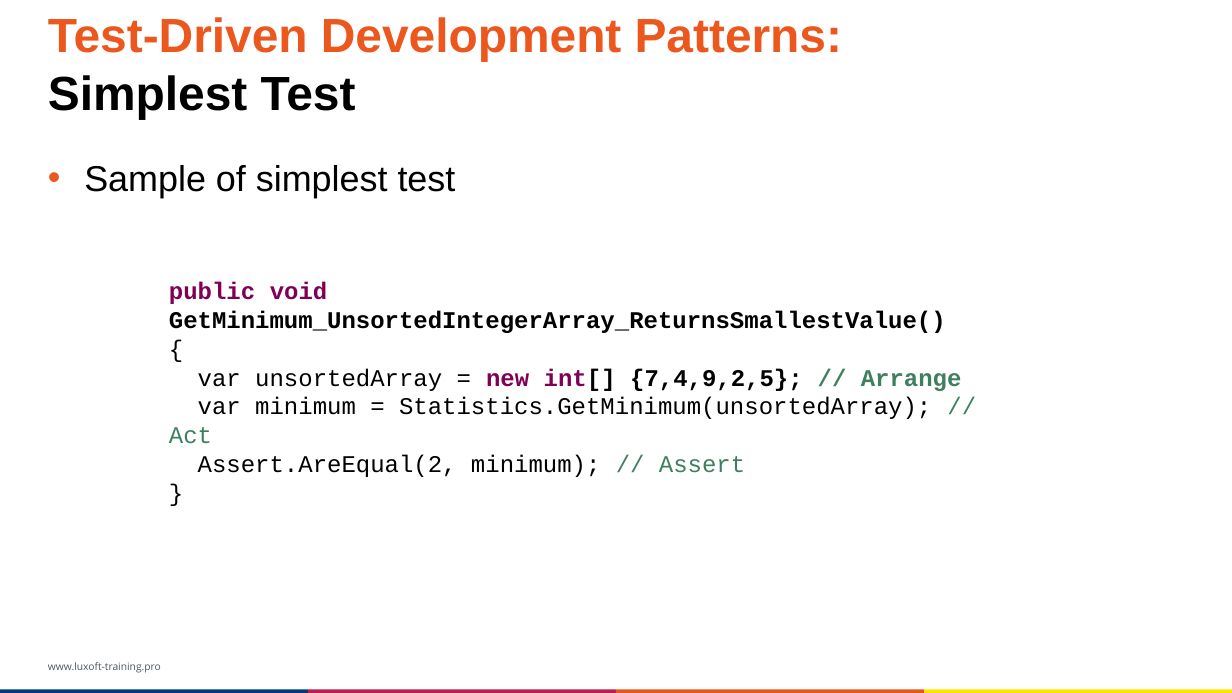
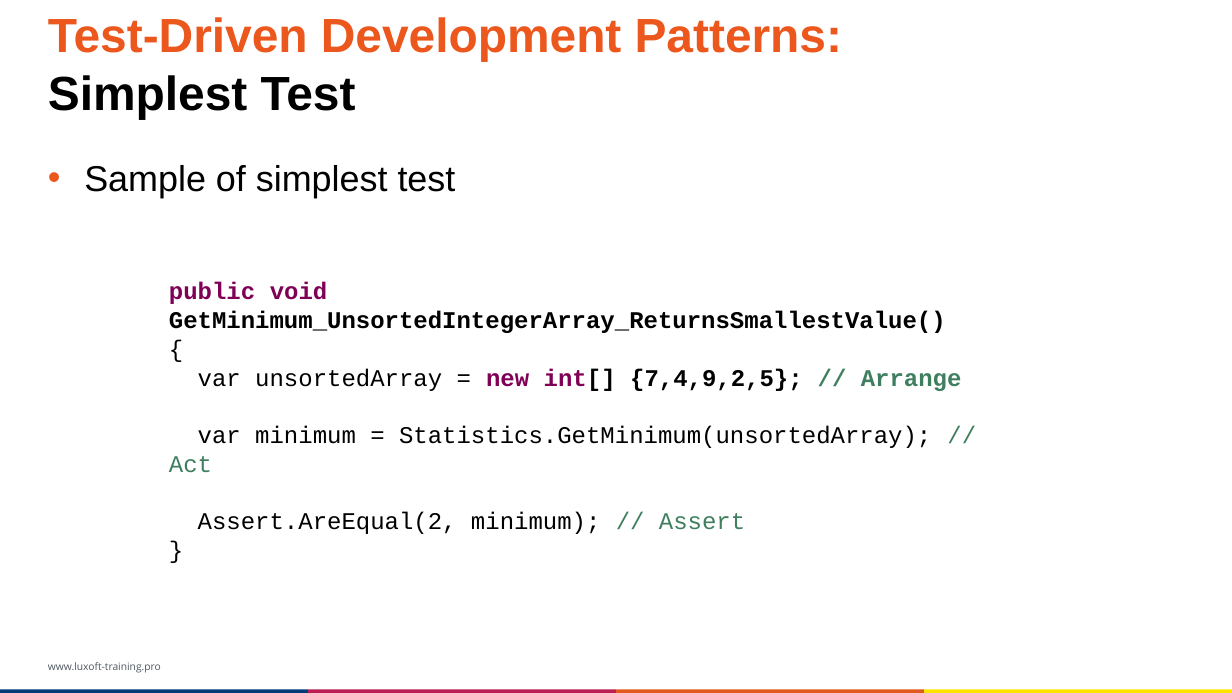
Before and after one commit to exiton3/TDD_Training, a slide deck: slide 99 of Presentations/DEV-009.v3.0.1.pptx (slide 98 before the commit). Drawn at 1232x693 pixels with LibreOffice and Linux fonts; fonts in the diff are those of the drawing; background and template pictures are left out. Boxes give left, top, right and bottom in pixels: in the first picture for what was removed or moved away, otherwise in the second. Text is boxed around its words. In the diff, an @@ line names an element or a change of style, - is before the commit and + after.

Commit message:
updated

```diff
--- a/Presentations/DEV-009.v3.0.1.pptx
+++ b/Presentations/DEV-009.v3.0.1.pptx
@@ text "public void GetMinimum_UnsortedIntegerArray_ReturnsSmallestV ..." rewrapped from box(169, 282, 962, 477) to box(169, 282, 962, 534) @@
```
Also in this commit, not shown: 1 slide added.
